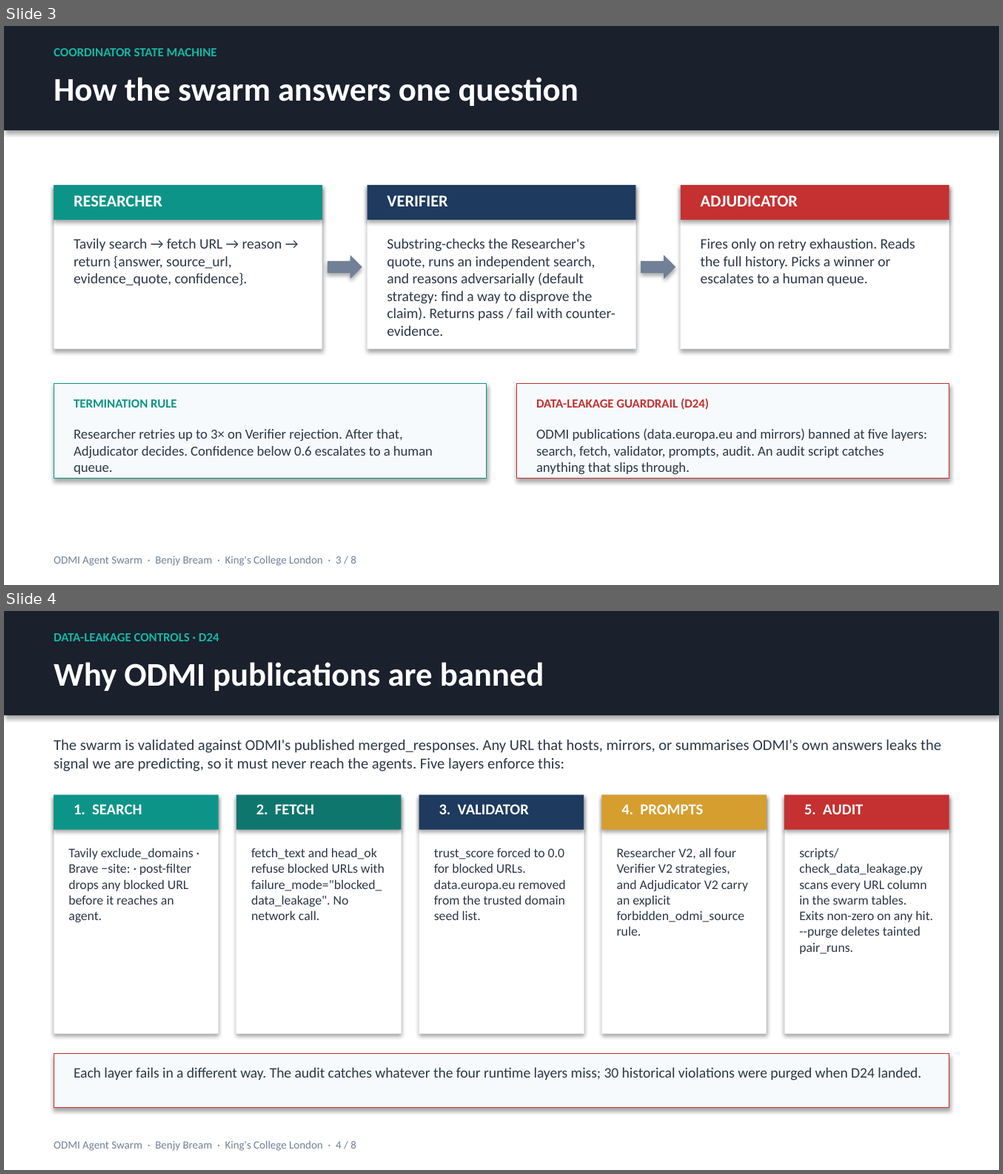
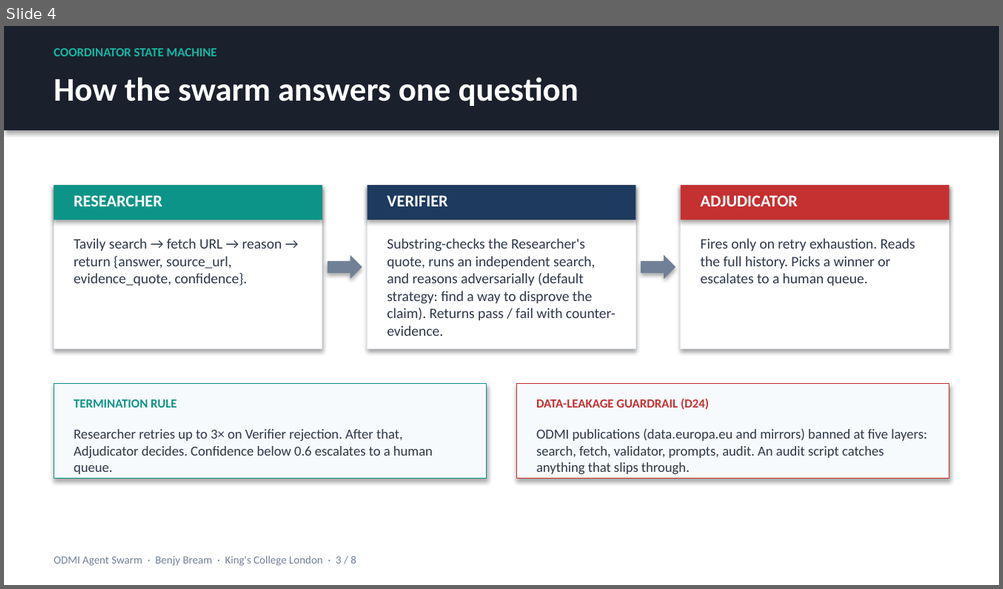
Before and after one commit to benjyb1/odmi-agent-swarm, a slide deck: docs/PROGRESS_SLIDES_2026-05-14.pptx. Shown one above the other, each under a label of ours: slides 3 and 4 before the commit, slide 4 after it. The pictures are 1003x1174 and 1003x589 pixels, drawn with LibreOffice and Linux fonts; fonts in the diff are those of the drawing. Boxes give left, top, right and bottom in pixels: in the first picture for what was removed or moved away, otherwise in the second. Text is boxed around its words. In the diff, an @@ line names an element or a change of style, - is before the commit and + after.

```diff
--- a/docs/PROGRESS_SLIDES_2026-05-14.pptx
+++ b/docs/PROGRESS_SLIDES_2026-05-14.pptx
@@ slide 4 removed at (x1=4, y1=611, x2=999, y2=1170), background #FFFFFF @@
@@ rectangle removed at (x1=4, y1=611, x2=999, y2=715) @@
@@ text removed at (x1=54, y1=633, x2=219, y2=641) @@
-DATA-LEAKAGE CONTROLS · D24
@@ text removed at (x1=54, y1=662, x2=544, y2=691) @@
-Why ODMI publications are banned
@@ text removed at (x1=54, y1=739, x2=941, y2=772) @@
-The swarm is validated against ODMI's published merged_responses. Any URL that hosts, mirrors, or summarises ODMI's own answers leaks the signal we are predicting, so it must never reach the agents. Five layers enforce this:
@@ rectangle removed at (x1=54, y1=795, x2=219, y2=1034) @@
@@ rectangle removed at (x1=54, y1=795, x2=219, y2=830) @@
@@ text removed at (x1=74, y1=804, x2=142, y2=815) @@
-1. SEARCH
@@ rectangle removed at (x1=236, y1=795, x2=402, y2=1034) @@
@@ rectangle removed at (x1=236, y1=795, x2=402, y2=830) @@
@@ text removed at (x1=256, y1=804, x2=314, y2=815) @@
-2. FETCH
@@ rectangle removed at (x1=418, y1=795, x2=584, y2=1034) @@
@@ rectangle removed at (x1=418, y1=795, x2=584, y2=830) @@
@@ text removed at (x1=439, y1=804, x2=529, y2=815) @@
-3. VALIDATOR
@@ rectangle removed at (x1=602, y1=795, x2=767, y2=1034) @@
@@ rectangle removed at (x1=602, y1=795, x2=767, y2=830) @@
@@ text removed at (x1=621, y1=804, x2=703, y2=815) @@
-4. PROMPTS
@@ rectangle removed at (x1=784, y1=795, x2=949, y2=1034) @@
@@ rectangle removed at (x1=784, y1=795, x2=949, y2=830) @@
@@ text removed at (x1=804, y1=804, x2=862, y2=815) @@
-5. AUDIT
@@ text removed at (x1=68, y1=848, x2=193, y2=923) @@
-Tavily exclude_domains · Brave −site: · post-filter drops any blocked URL before it reaches an agent.
@@ text removed at (x1=251, y1=848, x2=384, y2=920) @@
-fetch_text and head_ok refuse blocked URLs with failure_mode="blocked_data_leakage". No network call.
@@ text removed at (x1=434, y1=848, x2=566, y2=920) @@
-trust_score forced to 0.0 for blocked URLs. data.europa.eu removed from the trusted domain seed list.
@@ text removed at (x1=617, y1=848, x2=748, y2=936) @@
-Researcher V2, all four Verifier V2 strategies, and Adjudicator V2 carry an explicit forbidden_odmi_source rule.
@@ text removed at (x1=799, y1=849, x2=933, y2=954) @@
-scripts/check_data_leakage.py scans every URL column in the swarm tables. Exits non-zero on any hit. --purge deletes tainted pair_runs.
@@ rectangle removed at (x1=54, y1=1054, x2=949, y2=1108) @@
@@ text removed at (x1=74, y1=1068, x2=921, y2=1081) @@
-Each layer fails in a different way. The audit catches whatever the four runtime layers miss; 30 historical violations were purged when D24 landed.
@@ text removed at (x1=54, y1=1141, x2=356, y2=1151) @@
-ODMI Agent Swarm · Benjy Bream · King's College London · 4 / 8
@@ what was slide 3 is now slide 4 @@
```
Also in this commit, not shown: 2 slides changed, 1 other file.
